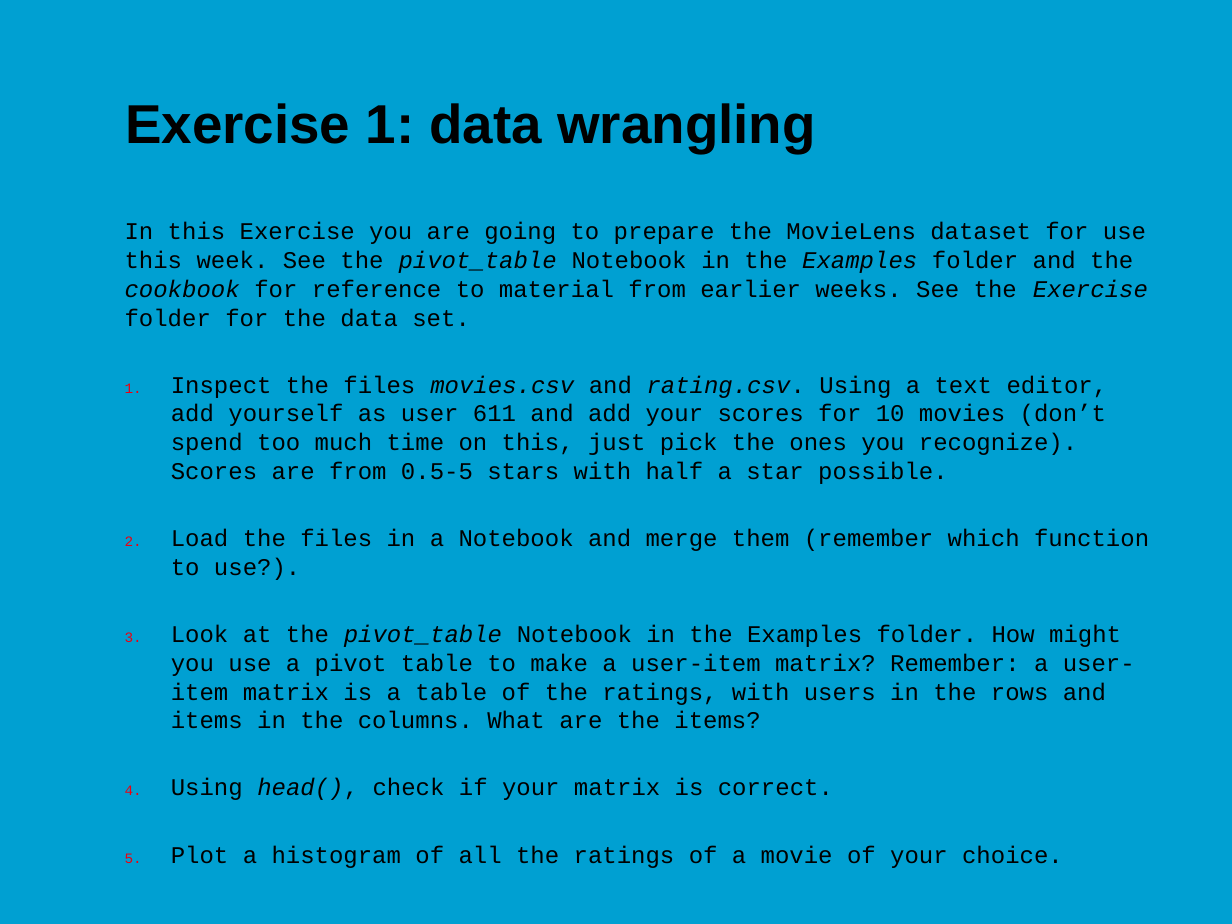
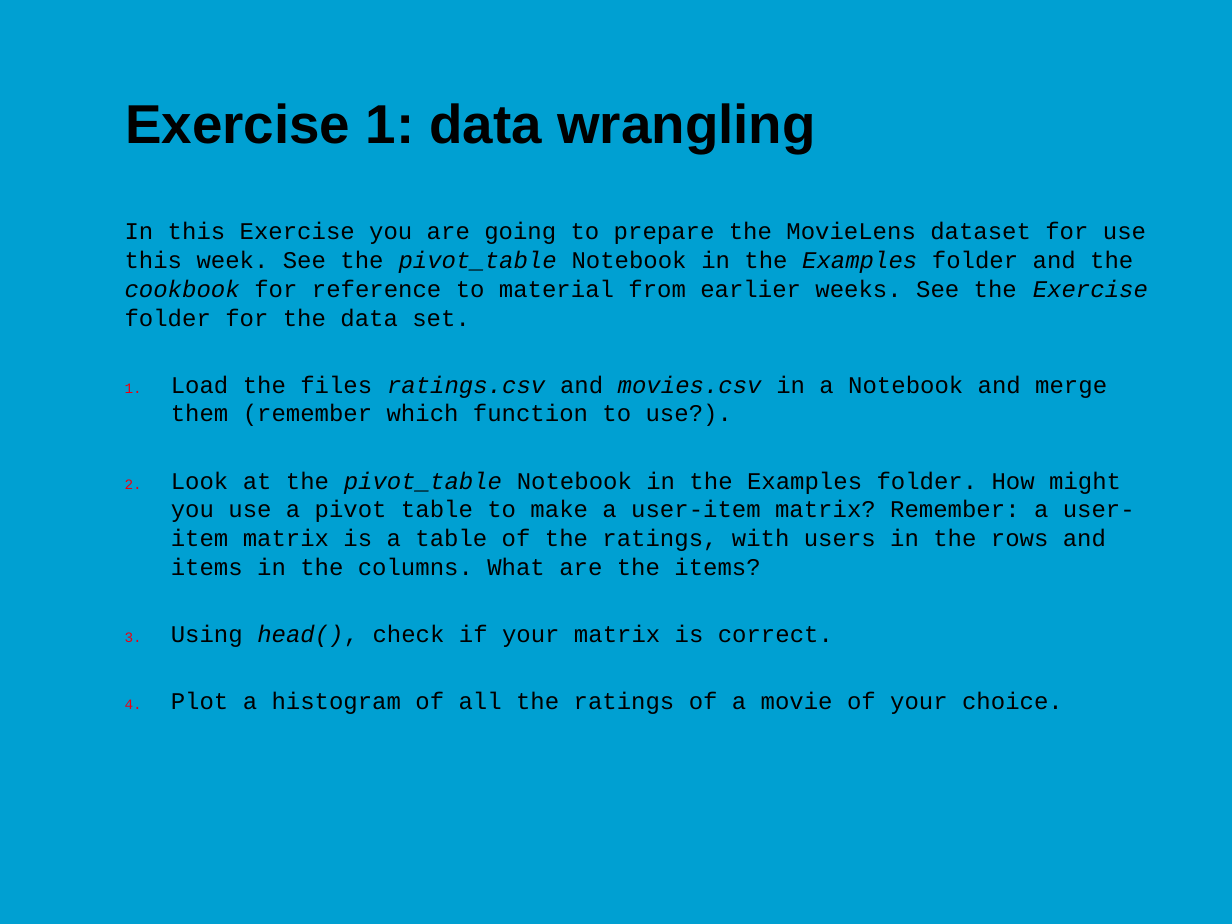
Before and after one commit to jonasmoons/data-driven-learning, a slide deck: slide 9 of slides/ddl-w7l1.pptx. Drawn at 1232x924 pixels with LibreOffice and Linux fonts; fonts in the diff are those of the drawing; background and template pictures are left out. Boxes give left, top, right and bottom in pixels: in the first picture for what was removed or moved away, otherwise in the second. Text is boxed around its words. In the diff, an @@ line names an element or a change of style, - is before the commit and + after.

```diff
--- a/slides/ddl-w7l1.pptx
+++ b/slides/ddl-w7l1.pptx
@@ text at (171,375,1107,426): text changed @@
-1. Inspect the files movies.csv and rating.csv. Using a text editor, add yourself as user 611 and add your scores for 10 movies (don’t spend too much time on this, just pick the ones you recognize). Scores are from 0.5-5 stars with half a star possible.
-2. Load the files in a Notebook and merge them (remember which function to use?).
+1. Load the files ratings.csv and movies.csv in a Notebook and merge them (remember which function to use?).
```
Also in this commit, not shown: 1 other slide changed, 1 other file.
